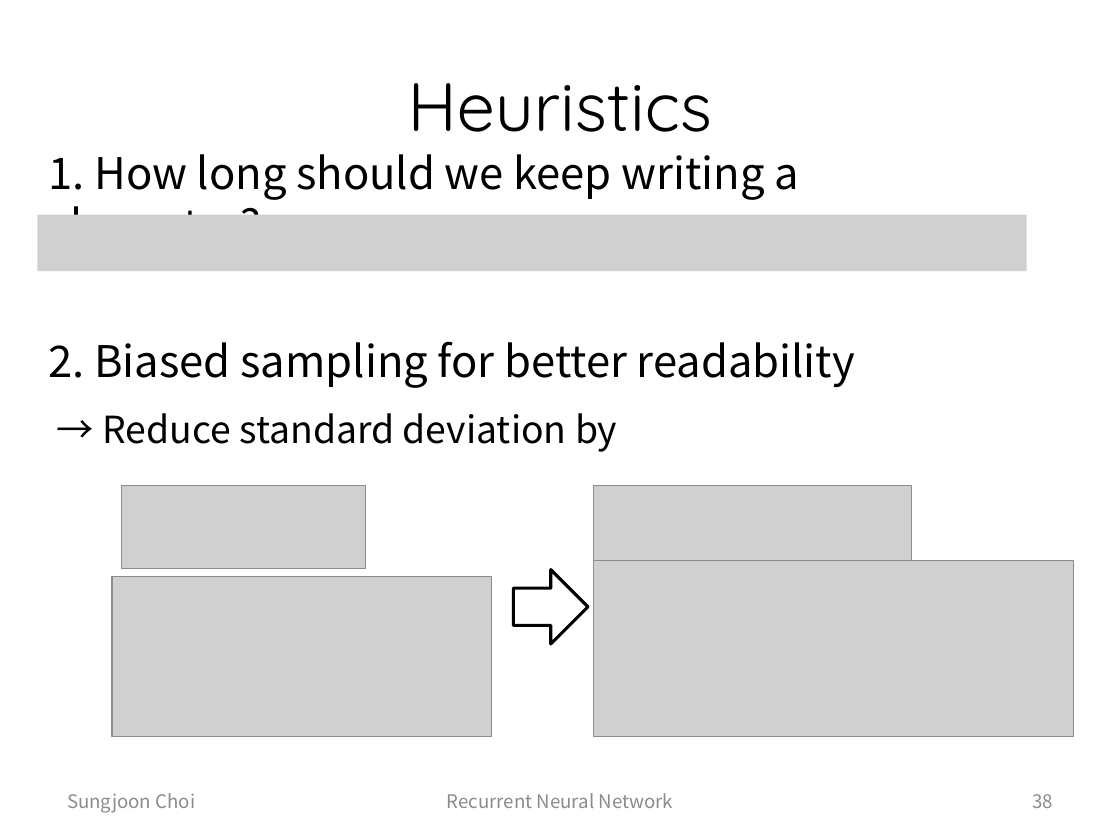
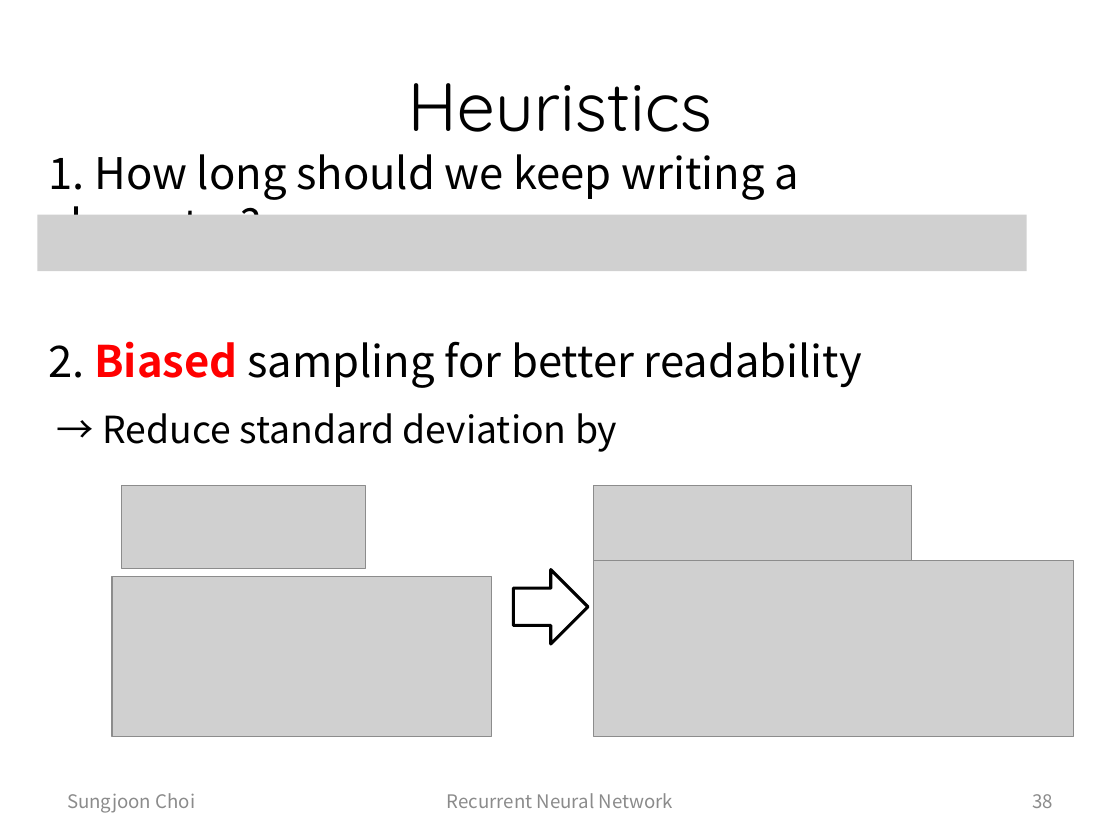
Before and after one commit to sjchoi86/dl_tutorials, a slide deck: slide 38 of presentations/Week5-1a RNN + LSTM + Handwrting Gen.pptx. Drawn at 1120x840 pixels with LibreOffice and Linux fonts; fonts in the diff are those of the drawing; grey boxes stand for pictures. Boxes give left, top, right and bottom in pixels: in the first picture for what was removed or moved away, otherwise in the second. Text is boxed around its words. In the diff, an @@ line names an element or a change of style, - is before the commit and + after.

```diff
--- a/presentations/Week5-1a RNN + LSTM + Handwrting Gen.pptx
+++ b/presentations/Week5-1a RNN + LSTM + Handwrting Gen.pptx
@@ text "2. Biased sampling for better ..." at (x1=48, y1=341, x2=862, y2=387): text colour #000000 to #FF0000, bold on in "Biased" @@
```
Also in this commit, not shown: 3 other files.
